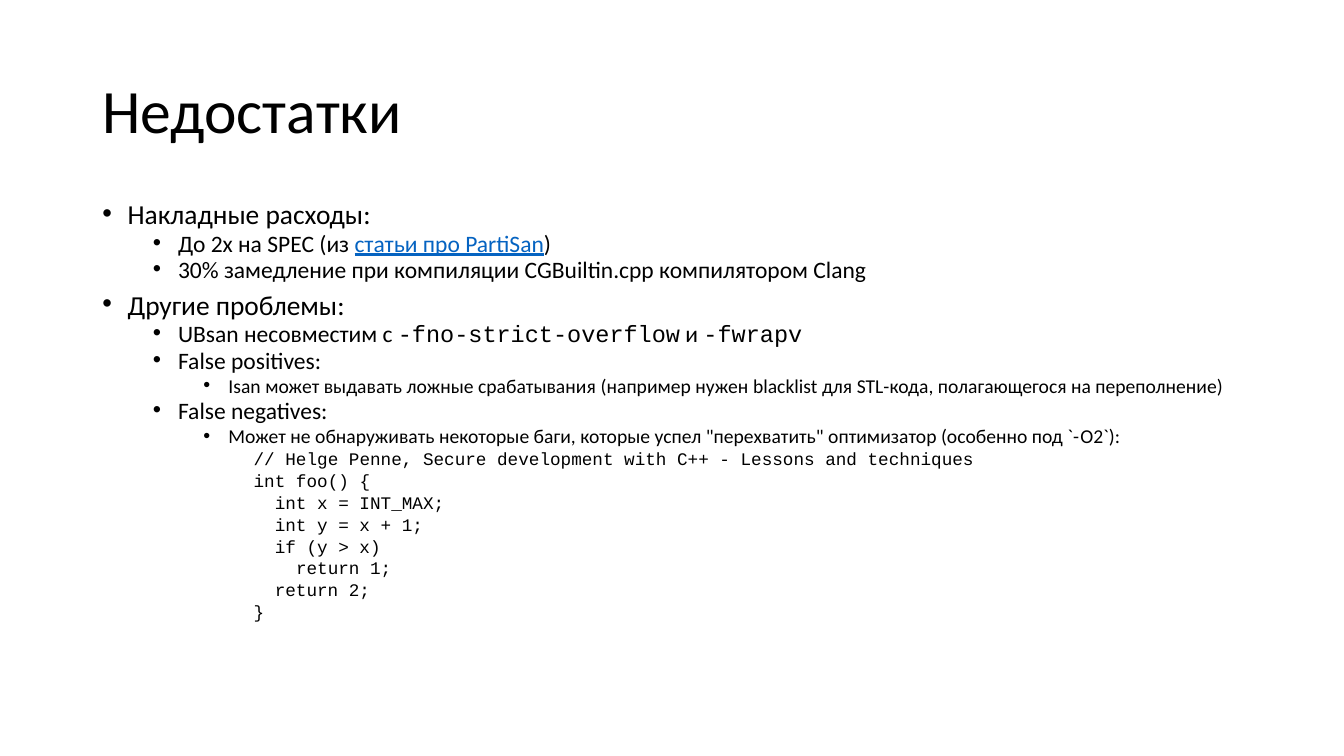
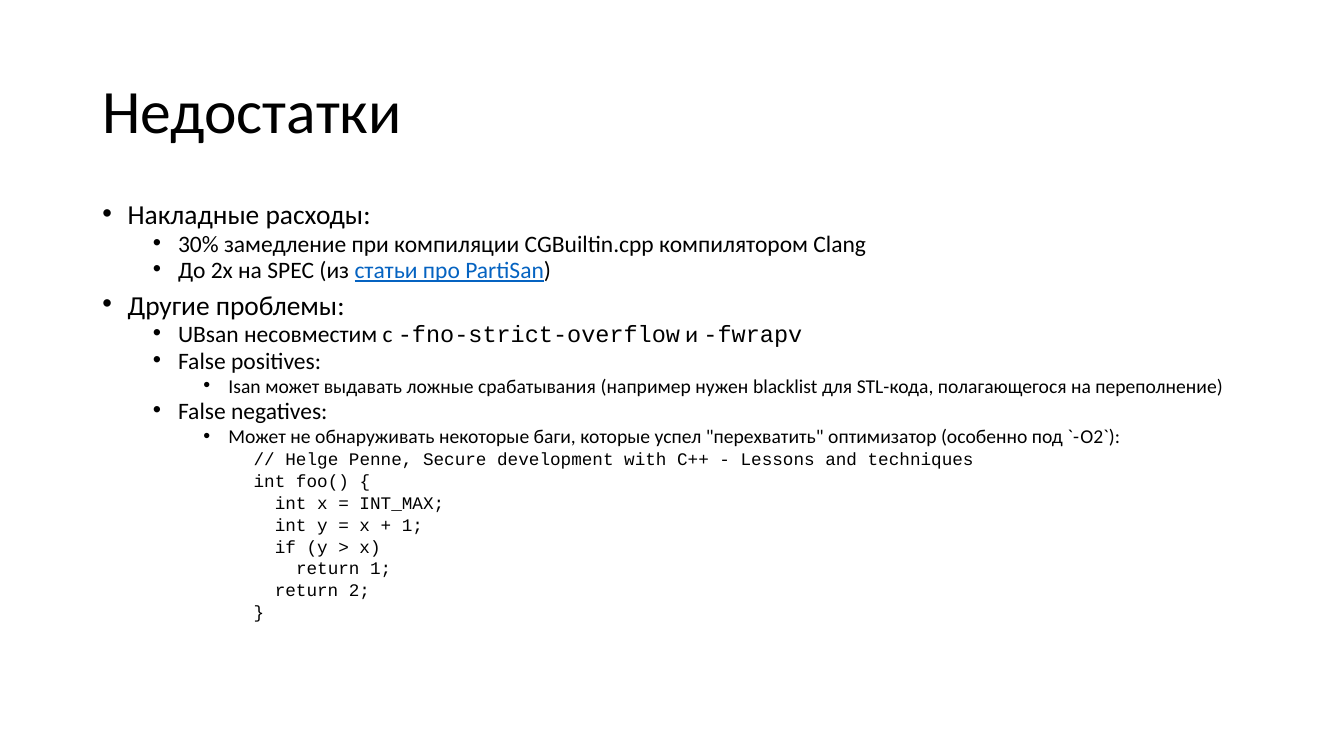
Before and after one commit to yugr/slides, a slide deck: slide 67 of CppZeroCost/2025/RU.pptx (slide 64 before the commit). Drawn at 1344x756 pixels with LibreOffice and Linux fonts; fonts in the diff are those of the drawing. Boxes give left, top, right and bottom in pixels: in the first picture for what was removed or moved away, otherwise in the second. Text is boxed around its words. In the diff, an @@ line names an element or a change of style, - is before the commit and + after.

```diff
--- a/CppZeroCost/2025/RU.pptx
+++ b/CppZeroCost/2025/RU.pptx
@@ text at <box>178,235,866,256</box>: paragraph added @@
+  • 30% замедление при компиляции CGBuiltin.cpp компилятором Clang
@@ text at <box>178,261,866,282</box>: paragraph removed @@
-  • 30% замедление при компиляции CGBuiltin.cpp компилятором Clang
```
Also in this commit, not shown: 11 other slides changed, 5 slides added, 6 other files.
